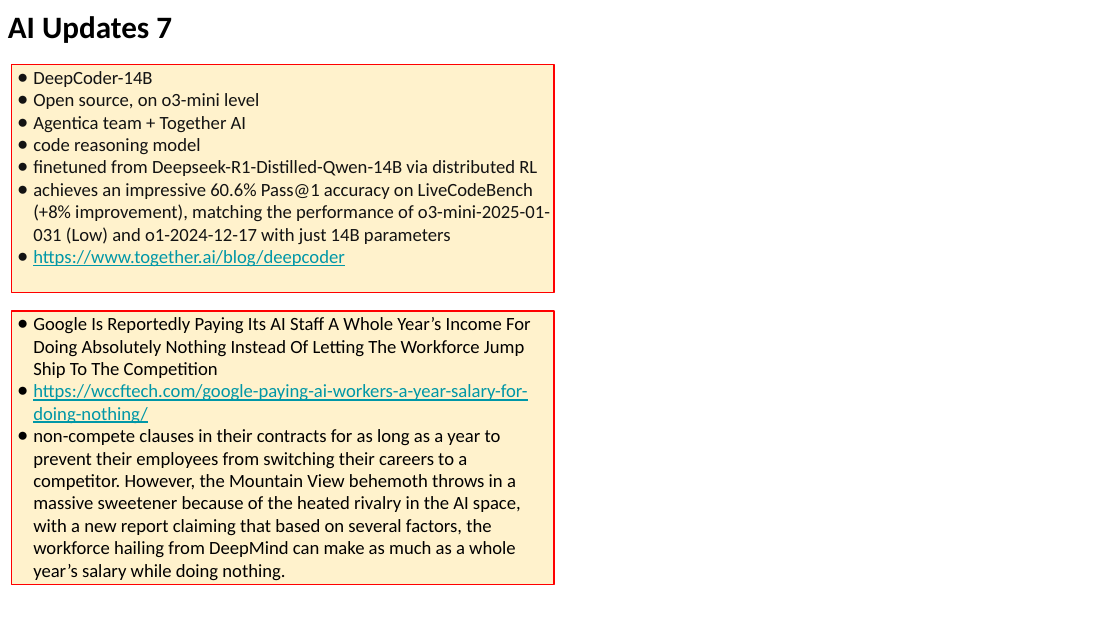
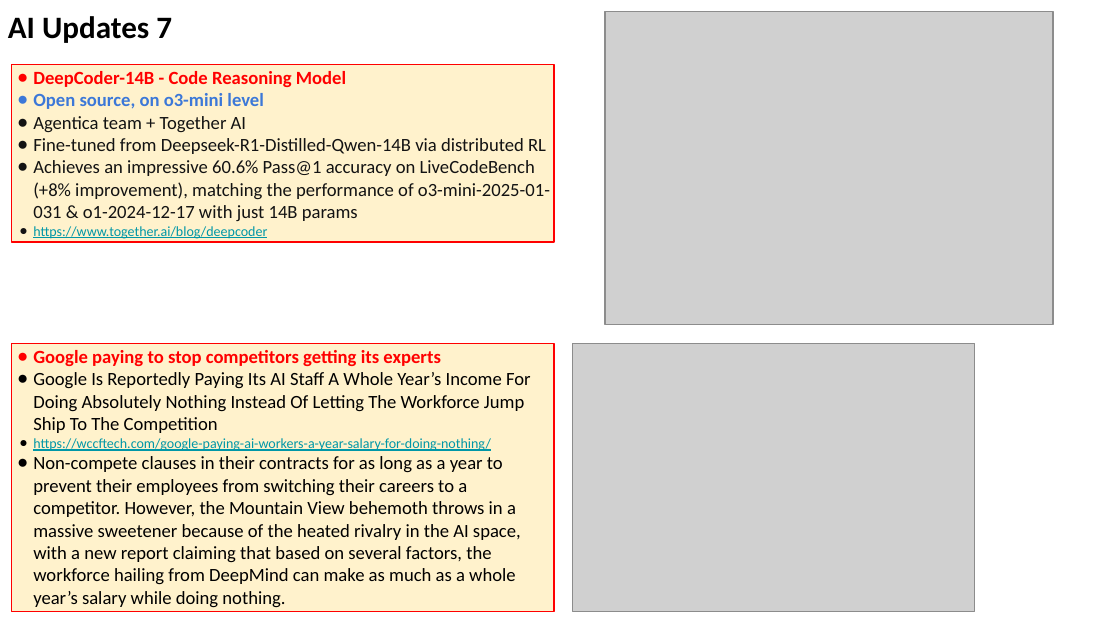
Before and after one commit to lselector/seminar, a slide deck: slide 14 of 2025/2025-04-11-AI-Updates.pptx. Drawn at 1120x630 pixels with LibreOffice and Linux fonts; fonts in the diff are those of the drawing; grey boxes stand for pictures. Boxes give left, top, right and bottom in pixels: in the first picture for what was removed or moved away, otherwise in the second. Text is boxed around its words. In the diff, an @@ line names an element or a change of style, - is before the commit and + after.

```diff
--- a/2025/2025-04-11-AI-Updates.pptx
+++ b/2025/2025-04-11-AI-Updates.pptx
@@ picture added at bbox=[605, 11, 1053, 325] @@
@@ rectangle "DeepCoder-14B - Code Reasoning Model": place and size @@
-rectangle "DeepCoder-14B - Code Reasoning Model" at bbox=[11, 65, 554, 293]
+rectangle "DeepCoder-14B - Code Reasoning Model" at bbox=[11, 65, 554, 243]
@@ text in rectangle at bbox=[33, 71, 346, 87]: text changed; text colour #131313 to #FF0000; bold on @@
-● DeepCoder-14B
+● DeepCoder-14B - Code Reasoning Model
@@ text in rectangle at bbox=[33, 93, 267, 239]: text colour #131313 to #3C78D8, bold on in "Open source, on o3-mini level"; size 12 to 9 pt in "https://www.together.ai/blog/deepcoder"; bullet colour #131313 to #3C78D8; indent changed @@
@@ text in rectangle at bbox=[33, 138, 550, 221]: text changed @@
-● code reasoning model
-● finetuned from Deepseek-R1-Distilled-Qwen-14B via distributed RL
-● achieves an impressive 60.6% Pass@1 accuracy on LiveCodeBench (+8% improvement), matching the performance of o3-mini-2025-01-031 (Low) and o1-2024-12-17 with just 14B parameters
+● Fine-tuned from Deepseek-R1-Distilled-Qwen-14B via distributed RL
+● Achieves an impressive 60.6% Pass@1 accuracy on LiveCodeBench (+8% improvement), matching the performance of o3-mini-2025-01-031 & o1-2024-12-17 with just 14B params
@@ rectangle "Google paying to stop competitors ...": place and size @@
-rectangle "Google paying to stop competitors ..." at bbox=[11, 311, 554, 585]
+rectangle "Google paying to stop competitors ..." at bbox=[11, 344, 554, 612]
@@ text in rectangle at bbox=[33, 350, 441, 366]: paragraph added @@
+● Google paying to stop competitors getting its experts
@@ picture added at bbox=[572, 343, 974, 610] @@
@@ text in rectangle at bbox=[33, 438, 491, 451]: size 12 to 9 pt in "https://wccftech.com/google-paying-ai-workers-a-year-salary- ..."; indent changed @@
@@ text in rectangle at bbox=[33, 456, 521, 608]: text changed @@
-● non-compete clauses in their contracts for as long as a year to prevent their employees from switching their careers to a competitor. However, the Mountain View behemoth throws in a massive sweetener because of the heated rivalry in the AI space, with a new report claiming that based on several factors, the workforce hailing from DeepMind can make as much as a whole year’s salary while doing nothing.
+● Non-compete clauses in their contracts for as long as a year to prevent their employees from switching their careers to a competitor. However, the Mountain View behemoth throws in a massive sweetener because of the heated rivalry in the AI space, with a new report claiming that based on several factors, the workforce hailing from DeepMind can make as much as a whole year’s salary while doing nothing.
```
Also in this commit, not shown: 12 other slides changed, 5 slides added, 1 slide removed.
